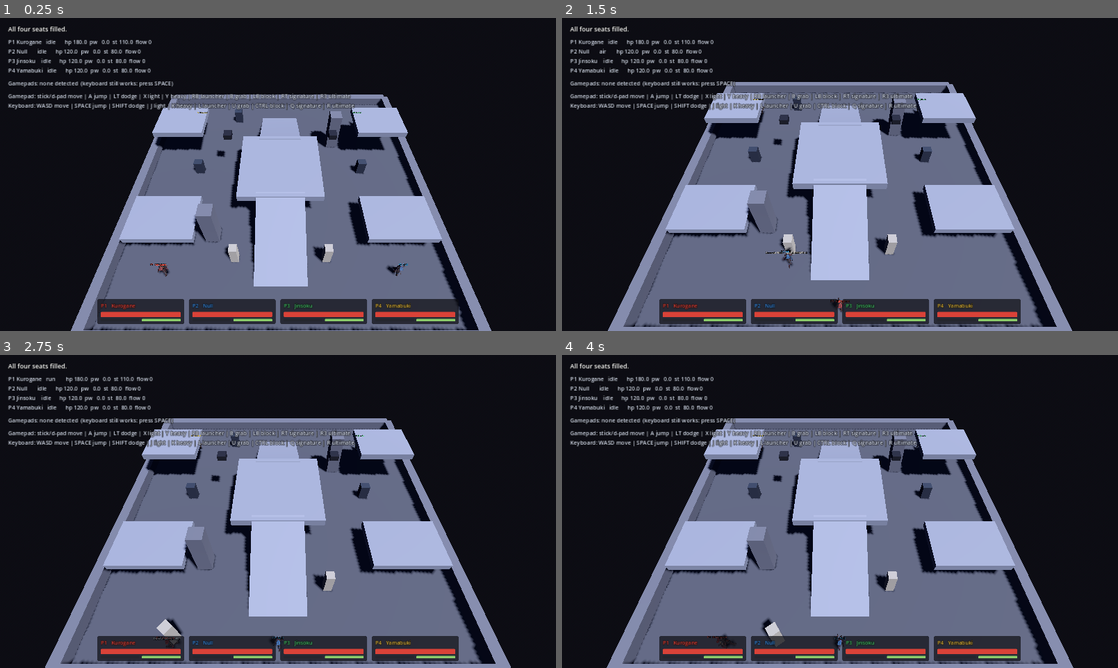
Above: before the commit, frames 1-4 (two rows, left to right).
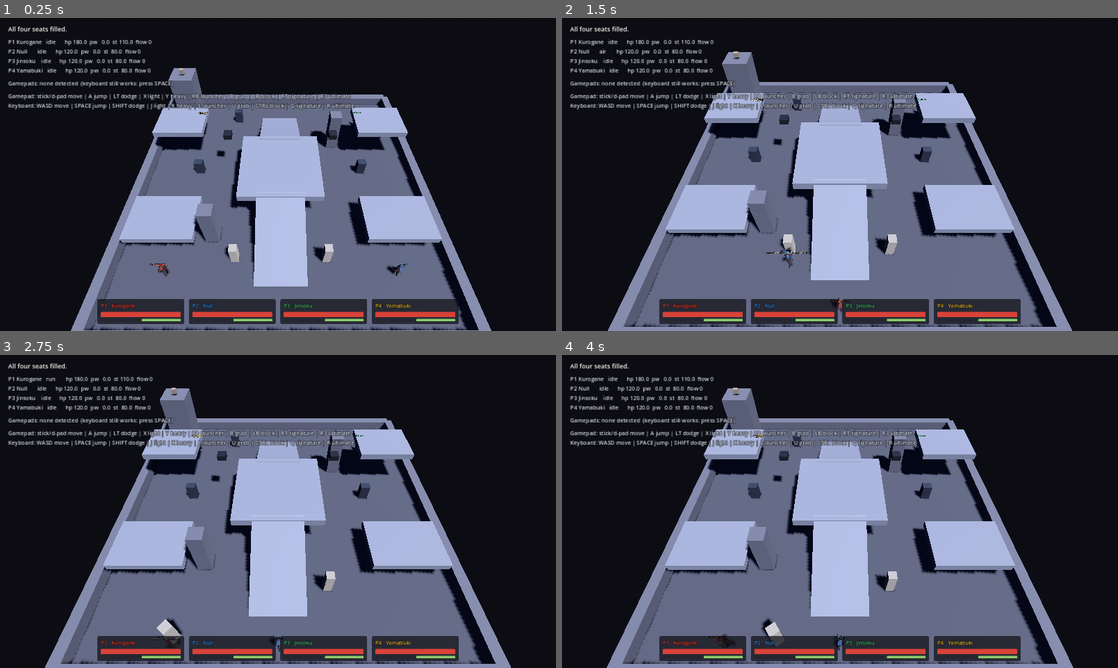
Above: after the commit, the same moments.

Repository: jacobf329/RumbleArena
Game: Godot game, scene res://tests/m3_interaction_test.tscn
Same seed, same stepped clock (60 frames per second), same inputs: the game is played once before the commit and once after it. This scene is started directly instead of the project's main scene.
Inputs (mouse positions are in pixels of both pictures, inside the frame that each line leads up to):
- Up to frame 1 (0.25 s): no input
- Up to frame 2 (1.5 s): tap Space at 0.5, 0.77, 1.25 s; move the mouse to (962, 158) at 0.52 s; hold D 0.53-1.25 s; tap J at 0.6 s; click (962, 158) at 0.67 s; drag from (728, 190) to (812, 237) at 1.27 s
- Up to frame 3 (2.75 s): tap Space at 2 s; move the mouse to (333, 442) at 2.02 s; hold D from 2.03 s (still down); tap L at 2.1 s
- Up to frame 4 (4 s): release D at 2.75 s; tap Space at 2.75, 3.5, 3.77 s; drag from (812, 574) to (673, 464) at 2.77 s; move the mouse to (1006, 558) at 3.52 s; hold A from 3.53 s (still down); tap Ctrl at 3.6 s

The runs differ from the first frame. In frame 1, 0.5% of the frame differs, in the area x 30-38%, y 16-31%; in frame 2, 0.6%; in frame 3, 0.6%; in frame 4, 0.6%, in the area x 28-36%, y 10-27%.

Commit message:
M3: climbing completes the stat-gated arena
Adds the AGILITY verb, and with it every specialist now owns exactly one
thing nobody else can do: Kurogane lifts, Null hacks, Yamabuki climbs.

- Climbable wall surfaces with a mantle at the top, gated at AGILITY 4
  rather than 3. Double jumping already keys off AGILITY 3, so gating the
  climb there would have handed three of the four characters a taller
  version of what they already had.
- A 7m comms tower, past any double jump from the floor, with debris on top
  that is therefore reachable one way only.

Three things this turned up, all of which would have read as 'climbing is
broken' rather than as anything visible in the code:

- Climbing fought the body solver. A tick of climbing covers less ground
  than move_and_slide's floor-snap distance, so snapping dragged the fighter
  back down every frame and the climb went nowhere. Climbing sets the
  transform directly and now skips the solver outright.
- The press that starts a climb also ended it: the same INTERACT edge was
  still just-pressed when the climb state read it as 'let go'. The state
  ignores that input on its entry tick.
- A mantle has to place the fighter, not launch them. Popping up and forward
  with velocity lost its forward momentum to air drag within three ticks of
  a neutral stick, dropping them back down the wall.

Diff:
--- a/scenes/arenas/proving_ground.tscn
+++ b/scenes/arenas/proving_ground.tscn
@@ -1,9 +1,11 @@
-[gd_scene load_steps=12 format=3]
+[gd_scene load_steps=15 format=3]
 
 [ext_resource type="Script" path="res://src/arenas/arena.gd" id="1_arena"]
 [ext_resource type="PackedScene" path="res://scenes/interactables/pillar.tscn" id="2_pillar"]
 [ext_resource type="PackedScene" path="res://scenes/interactables/server_rack.tscn" id="3_rack"]
 [ext_resource type="PackedScene" path="res://scenes/interactables/turret.tscn" id="4_turret"]
+[ext_resource type="PackedScene" path="res://scenes/interactables/climbable_wall.tscn" id="5_climb"]
+[ext_resource type="PackedScene" path="res://scenes/interactables/debris.tscn" id="6_debris"]
 
 [sub_resource type="StandardMaterial3D" id="Mat_floor"]
 albedo_color = Color(0.29, 0.3, 0.34, 1)
@@ -77,6 +79,11 @@
 size = Vector3(6, 0.7, 5)
 material = SubResource("Mat_platform")
 
+[node name="CommsTower" type="CSGBox3D" parent="Geometry"]
+transform = Transform3D(1, 0, 0, 0, 1, 0, 0, 0, 1, -13, 3.5, -13)
+size = Vector3(3, 7, 3)
+material = SubResource("Mat_wall")
+
 [node name="PillarA" type="CSGBox3D" parent="Geometry"]
 transform = Transform3D(1, 0, 0, 0, 1, 0, 0, 0, 1, 7, 2.5, -7)
 size = Vector3(1.4, 5, 1.4)
@@ -146,6 +153,12 @@
 [node name="RackNorth" parent="Interactables" instance=ExtResource("3_rack")]
 transform = Transform3D(1, 0, 0, 0, 1, 0, 0, 0, 1, -6, 0, -12)
 
+[node name="TowerFace" parent="Interactables" instance=ExtResource("5_climb")]
+transform = Transform3D(0, 0, 1, 0, 1, 0, -1, 0, 0, -11.4, 3.5, -13)
+
+[node name="TowerPrize" parent="Interactables" instance=ExtResource("6_debris")]
+transform = Transform3D(1, 0, 0, 0, 1, 0, 0, 0, 1, -13, 7.4, -13)
+
 [node name="TurretWest" parent="Interactables" instance=ExtResource("4_turret")]
 transform = Transform3D(1, 0, 0, 0, 1, 0, 0, 0, 1, -6, 5.2, -3)
 
--- /dev/null
+++ b/scenes/interactables/climbable_wall.tscn
@@ -0,0 +1,14 @@
+[gd_scene load_steps=3 format=3]
+
+[ext_resource type="Script" path="res://src/interactables/climbable.gd" id="1_climbable"]
+
+[sub_resource type="BoxShape3D" id="Shape_wall"]
+size = Vector3(3, 7, 0.8)
+
+[node name="ClimbableWall" type="Area3D"]
+script = ExtResource("1_climbable")
+display_name = "Tower Face"
+top_y = 7.0
+
+[node name="Shape" type="CollisionShape3D" parent="."]
+shape = SubResource("Shape_wall")
--- a/src/characters/fighter.gd
+++ b/src/characters/fighter.gd
@@ -63,6 +63,8 @@
 ## qualify, because a refused prompt is how the stat system teaches itself.
 var carried: Liftable = null
 var interaction_target: Interactable = null
+## The wall this fighter is currently on, if any.
+var climbing: Climbable = null
 
 var _states: Dictionary = {}
 var _state: FighterState
@@ -142,6 +144,7 @@
 	var states: Array[FighterState] = [
 		IdleState.new(), RunState.new(), AirState.new(), DashState.new(),
 		AttackState.new(), HitstunState.new(), KnockdownState.new(), BlockState.new(),
+		ClimbState.new(),
 	]
 	for state in states:
 		state.setup(self)
@@ -190,7 +193,11 @@
 		_transition_to(next)
 
 	_speed_before_move = velocity.length()
-	move_and_slide()
+	# Climbing sets the transform directly, so it must not also run the body
+	# solver: floor snapping would drag the fighter back down every tick, since
+	# a tick's worth of climbing is shorter than the snap distance.
+	if _state_id != FighterState.CLIMB:
+		move_and_slide()
 	_update_visual()
 
 	if global_position.y < FALL_OUT_HEIGHT:
@@ -217,10 +224,16 @@
 		return
 
 	if interaction_target != null and interaction_target.can_use(self):
-		if interaction_target.use(self):
-			var liftable := interaction_target as Liftable
-			if liftable != null:
-				carried = liftable
+		if not interaction_target.use(self):
+			return
+		var liftable := interaction_target as Liftable
+		if liftable != null:
+			carried = liftable
+			return
+		var wall := interaction_target as Climbable
+		if wall != null:
+			climbing = wall
+			_transition_to(FighterState.CLIMB)
 
 
 ## Nearest interactable in front of the fighter. Objects the fighter cannot use
@@ -282,6 +295,11 @@
 			pass
 		FighterState.HITSTUN, FighterState.KNOCKDOWN:
 			_visual.hold()
+		FighterState.CLIMB:
+			_visual.release_attack()
+			# No climb clip yet, so the walk cycle stands in, paced by how fast
+			# the fighter is actually moving up the wall.
+			_visual.play_locomotion(velocity.length() + 1.2, false)
 		_:
 			_visual.release_attack()
 			_visual.play_locomotion(
@@ -701,6 +719,8 @@
 		velocity.z = result.knockback.z
 		_blockstun = result.hitstun_ticks
 	else:
+		if _state_id == FighterState.CLIMB:
+			climbing = null
 		velocity = result.knockback
 		pending_hitstun = result.hitstun_ticks
 		_knockdown_pending = result.knockback.length() >= CombatMath.KNOCKDOWN_SPEED
@@ -863,6 +883,7 @@
 	if carried != null:
 		carried.release()
 		carried = null
+	climbing = null
 	global_position = spawn_point
 	velocity = Vector3.ZERO
 	health = max_health
--- /dev/null
+++ b/src/characters/states/climb_state.gd
@@ -0,0 +1,88 @@
+## Clinging to a wall and moving along it.
+##
+## Gravity is off entirely: a climb that fought gravity would feel like a slow
+## fall, and the whole point of the AGILITY gate is that the wall stops being an
+## obstacle for the one character who qualifies.
+class_name ClimbState
+extends FighterState
+
+## Metres per second, before AGILITY scales it.
+const BASE_SPEED := 2.2
+const SPEED_PER_AGILITY := 0.45
+## Sideways movement along the wall is slower than going up it.
+const LATERAL_SCALE := 0.7
+## Push away from the wall when leaping off.
+const LEAP_OUT := 6.0
+const LEAP_UP := 9.0
+## How far past the lip a mantle puts the fighter, and the small hop it keeps so
+## the step up still reads as movement rather than a snap.
+const MANTLE_INSET := 1.2
+const MANTLE_HOP := 2.0
+
+var _ticks := 0
+
+
+func get_id() -> StringName:
+	return CLIMB
+
+
+func enter(_previous: StringName) -> void:
+	_ticks = 0
+	fighter.velocity = Vector3.ZERO
+	var wall: Climbable = fighter.climbing
+	if wall != null:
+		# Face into the wall, which is the opposite of its outward normal.
+		fighter.snap_facing(-wall.outward_normal())
+
+
+func exit() -> void:
+	fighter.climbing = null
+
+
+func physics_update(delta: float) -> StringName:
+	var wall: Climbable = fighter.climbing
+	if wall == null or not is_instance_valid(wall):
+		return AIR
+
+	var input: InputFrame = fighter.get_input()
+	_ticks += 1
+
+	# Letting go is always available, and always the fastest way down -- but not
+	# on the entry tick: the press that put the fighter on the wall is still a
+	# just-pressed edge, and would otherwise take them straight back off it.
+	if _ticks > 1 and input.is_just_pressed(InputFrame.Action.INTERACT):
+		return AIR
+
+	if input.is_just_pressed(InputFrame.Action.JUMP):
+		var out: Vector3 = wall.outward_normal()
+		fighter.velocity = out * LEAP_OUT + Vector3.UP * LEAP_UP
+		fighter.snap_facing(out)
+		return AIR
+
+	var agility: int = fighter.character_def.stat_agility
+	var speed := BASE_SPEED + SPEED_PER_AGILITY * agility
+
+	# Stick up climbs; stick left and right slide along the face. Movement is
+	# applied as position rather than velocity so the fighter cannot be dragged
+	# off the wall by the physics body's own momentum.
+	var intent: Vector2 = input.move
+	var along: Vector3 = wall.global_transform.basis.x * intent.x * speed * LATERAL_SCALE
+	var climb: Vector3 = Vector3.UP * intent.y * speed
+
+	var target: Vector3 = fighter.global_position + (along + climb) * delta
+	fighter.global_position = wall.anchor_for(target)
+	fighter.velocity = Vector3.ZERO
+
+	if wall.is_above_top(fighter.global_position):
+		# Place the fighter on the surface rather than launching them at it. A
+		# ballistic pop loses its forward momentum to air drag within a few
+		# ticks when the stick is neutral, and drops them back down the wall.
+		var forward: Vector3 = -wall.outward_normal()
+		fighter.global_position = Vector3(
+			fighter.global_position.x,
+			wall.top_y + 0.15,
+			fighter.global_position.z) + forward * MANTLE_INSET
+		fighter.velocity = Vector3.UP * MANTLE_HOP
+		return AIR
+
+	return STAY
--- a/src/characters/states/fighter_state.gd
+++ b/src/characters/states/fighter_state.gd
@@ -17,6 +17,7 @@
 const HITSTUN := &"hitstun"
 const KNOCKDOWN := &"knockdown"
 const BLOCK := &"block"
+const CLIMB := &"climb"
 
 const STAY := &""
 
--- /dev/null
+++ b/src/interactables/climbable.gd
@@ -0,0 +1,47 @@
+## A wall surface a sufficiently agile fighter can go up.
+##
+## The AGILITY gate's own verb. Double jumping already keys off AGILITY 3, so
+## climbing is pitched at 4 to give the one genuinely acrobatic character
+## something nobody else can do, rather than a taller version of what three of
+## them already have.
+class_name Climbable
+extends Interactable
+
+## World height of the surface to mantle onto at the top.
+@export var top_y: float = 5.0
+## How far off the wall the fighter is held while climbing.
+@export var hug_distance: float = 0.45
+
+
+func _ready() -> void:
+	super()
+	verb = "Climb"
+	display_name = "Wall"
+	required_stat = Stats.Type.AGILITY
+	required_tier = 4
+
+
+## The direction away from the wall, taken from the node's own +Z so a surface
+## can simply be rotated into place in the editor.
+func outward_normal() -> Vector3:
+	var normal := global_transform.basis.z
+	normal.y = 0.0
+	return normal.normalized()
+
+
+## Nearest point on the wall plane, held `hug_distance` clear of it.
+func anchor_for(position: Vector3) -> Vector3:
+	var normal := outward_normal()
+	var to_position := position - global_position
+	var depth := to_position.dot(normal)
+	return position - normal * (depth - hug_distance)
+
+
+func is_above_top(position: Vector3) -> bool:
+	return position.y >= top_y - 0.15
+
+
+## Climbing is entered by the state machine rather than by an instant effect,
+## so `use` only reports that the fighter qualifies.
+func use(fighter: Node3D) -> bool:
+	return can_use(fighter)
--- a/tests/m3_interaction_test.gd
+++ b/tests/m3_interaction_test.gd
@@ -40,6 +40,10 @@
 	_section("Breaking")
 	await _test_breaking_is_strength_gated()
 	await _test_breaking_leaves_debris_anyone_can_lift()
+
+	_section("Climbing")
+	await _test_climbing_is_agility_gated()
+	await _test_climbing_reaches_the_tower_top()
 
 	_section("Hacking")
 	await _test_hacking_is_tech_gated()
@@ -219,6 +223,64 @@
 		"even Null can lift the debris it could not create")
 
 
+# --- Climbing ---
+
+## Double jumping already keys off AGILITY 3, so climbing is pitched at 4 to
+## give the acrobat something the other three genuinely cannot do.
+func _test_climbing_is_agility_gated() -> void:
+	var wall := _wall()
+	_check(wall.can_use(_yamabuki), "Yamabuki (AGI 5) can climb")
+	for other: Fighter in [_kurogane, _null, _jinsoku]:
+		_check(not wall.can_use(other),
+			"%s (AGI %d) cannot climb" % [
+				other.character_def.display_name, other.character_def.stat_agility])
+
+	await _stand_at_wall(_jinsoku, wall)
+	_check(_jinsoku.interaction_target == wall, "Jinsoku is in range of the wall")
+	await _press_interact(_jinsoku)
+	_check(_jinsoku.get_state_id() != FighterState.CLIMB,
+		"an AGI 3 fighter is refused the climb (%s)" % _jinsoku.get_state_id())
+	await _park(_jinsoku)
+
+
+func _test_climbing_reaches_the_tower_top() -> void:
+	var wall := _wall()
+	await _stand_at_wall(_yamabuki, wall)
+	var ground_y := _yamabuki.global_position.y
+
+	await _press_interact(_yamabuki)
+	_check(_yamabuki.get_state_id() == FighterState.CLIMB,
+		"Yamabuki gets on the wall (%s)" % _yamabuki.get_state_id())
+	if _yamabuki.get_state_id() != FighterState.CLIMB:
+		return
+
+	# Hold up until the mantle fires.
+	_source(_yamabuki).move = Vector2(0, 1)
+	var peak := ground_y
+	var mantled := false
+	for i in 400:
+		await get_tree().physics_frame
+		peak = maxf(peak, _yamabuki.global_position.y)
+		if _yamabuki.get_state_id() != FighterState.CLIMB:
+			mantled = true
+			break
+	_source(_yamabuki).move = Vector2.ZERO
+
+	_check(peak > ground_y + 4.0, "climbing gains real height (%.1f metres)" % (peak - ground_y))
+	_check(mantled, "reaching the top mantles off the wall")
+
+	await _ticks(60)
+	_check(_yamabuki.global_position.y > wall.top_y - 1.0,
+		"she ends up on top of the tower (y %.1f)" % _yamabuki.global_position.y)
+
+	# The reward for getting up there is reachable only by climbing: the tower is
+	# 7m and no double jump clears that from the floor.
+	var prize := _main.get_node_or_null("Arena/Interactables/TowerPrize") as Liftable
+	_check(prize != null and prize.global_position.y > 6.5,
+		"there is something on top worth the climb")
+	await _park(_yamabuki)
+
+
 # --- Hacking ---
 
 func _test_hacking_is_tech_gated() -> void:
@@ -273,6 +335,22 @@
 
 func _turret() -> HackableTurret:
 	return _main.get_node("Arena/Interactables/TurretWest") as HackableTurret
+
+
+func _wall() -> Climbable:
+	return _main.get_node("Arena/Interactables/TowerFace") as Climbable
+
+
+## Stands a fighter against the climbable face, on the ground, facing the wall.
+func _stand_at_wall(fighter: Fighter, wall: Climbable) -> void:
+	var normal := wall.outward_normal()
+	fighter.global_position = Vector3(
+		wall.global_position.x, 0.3, wall.global_position.z) + normal * 0.9
+	fighter.velocity = Vector3.ZERO
+	fighter.snap_facing(-normal)
+	_source(fighter).release_all()
+	_source(fighter).move = Vector2.ZERO
+	await _ticks(14)
 
 
 func _rack(name: String) -> Breakable:
--- a/tools/capture_screenshots.gd
+++ b/tools/capture_screenshots.gd
@@ -44,6 +44,7 @@
 	await _roster_shot()
 	await _combat_shot()
 	await _permission_shot()
+	await _climb_shot()
 
 	# Two fighters close together, to show the camera pushing in.
 	await _pose([Vector3(-2.5, 0.3, 11.0), Vector3(2.5, 0.3, 11.0),
@@ -118,6 +119,33 @@
 	await _capture("m3_permission.png")
 
 
+## Yamabuki partway up the comms tower: the AGILITY gate's own verb, and the
+## only route to the one thing in the arena nobody else can reach.
+func _climb_shot() -> void:
+	var wall: Climbable = _main.get_node("Arena/Interactables/TowerFace")
+	var yamabuki := _fighters[3]
+	var normal := wall.outward_normal()
+
+	await _pose([
+		Vector3(-7.0, 0.3, -11.0), Vector3(-9.5, 0.3, -8.0), Vector3(-6.0, 0.3, -14.0),
+		Vector3(wall.global_position.x, 0.3, wall.global_position.z) + normal * 0.9,
+	])
+	yamabuki.snap_facing(-normal)
+	await get_tree().physics_frame
+
+	var source := yamabuki.slot.source as ScriptedInputSource
+	source.hold(InputFrame.Action.INTERACT, true)
+	await get_tree().physics_frame
+	await get_tree().physics_frame
+	source.hold(InputFrame.Action.INTERACT, false)
+
+	source.move = Vector2(0, 1)
+	for tick in 55:
+		await get_tree().physics_frame
+	source.move = Vector2.ZERO
+	await _capture("m3_climb.png")
+
+
 func _pose(positions: Array) -> void:
 	for i in _fighters.size():
 		_fighters[i].global_position = positions[i]
Binary file changed: docs/images/m1-camera-close.png
Binary file changed: docs/images/m1-four-players.png
Binary file changed: docs/images/m2-impact.png
Binary file added: docs/images/m3-climb.png
Binary file changed: docs/images/m3-permission.png
Binary file changed: docs/images/roster.png
Not shown, changed: README.md
Not shown, changed: docs/ROADMAP.md
